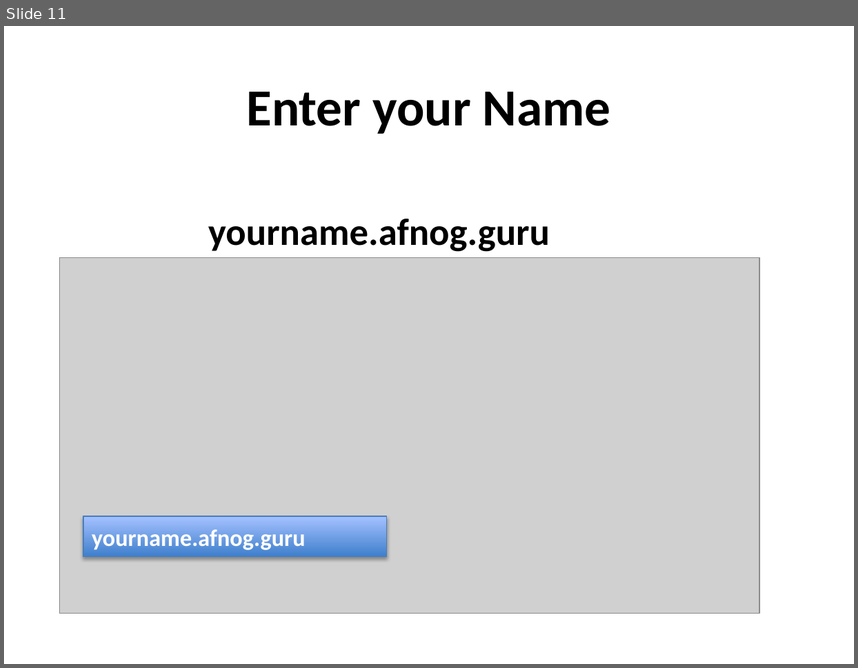
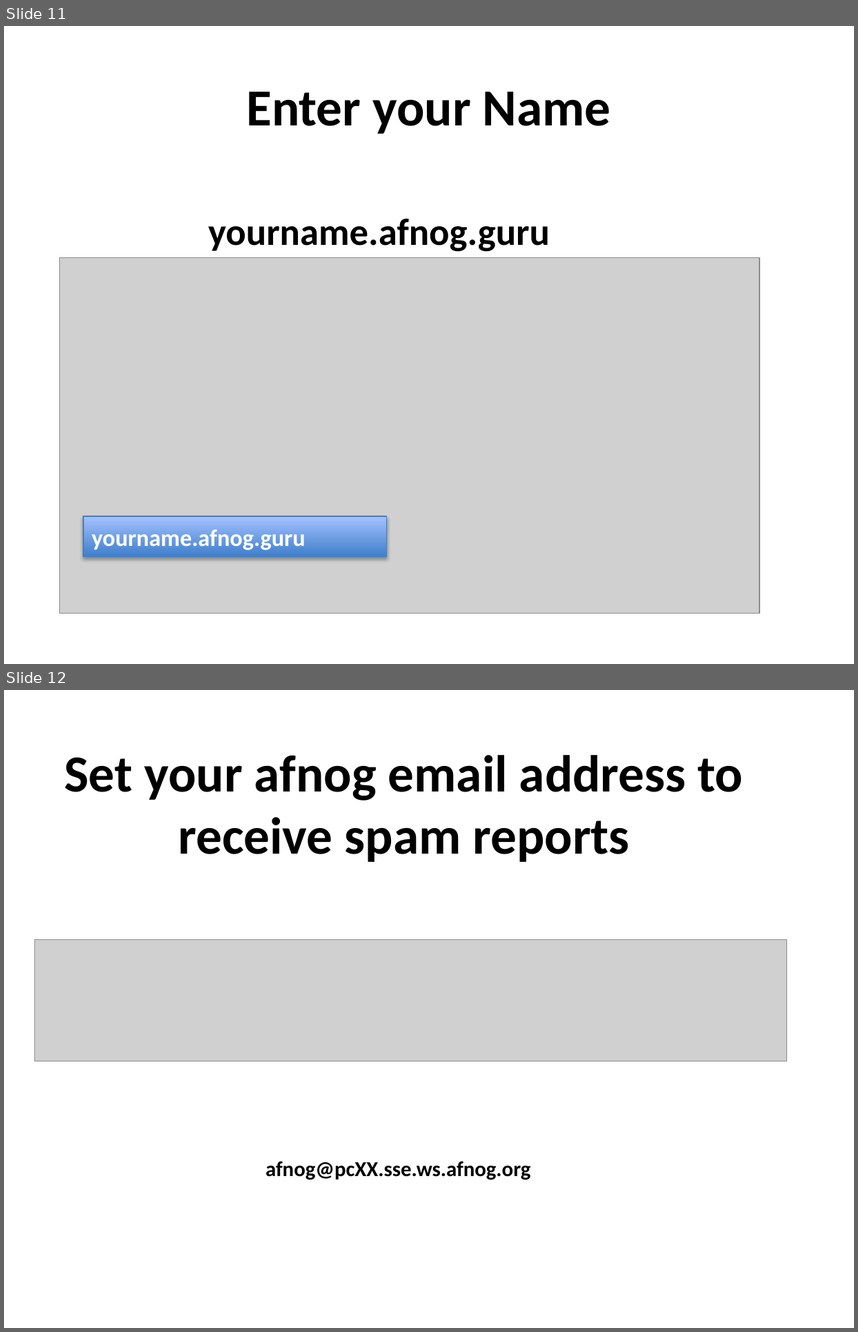
Before and after one commit to afnog/afnog.github.io, a slide deck: sse/postfix/mailgateway-pt2.pptx. Shown one above the other, each under a label of ours: slide 11 before the commit, slides 11 and 12 after it. The pictures are 858x668 and 858x1332 pixels, drawn with LibreOffice and Linux fonts; fonts in the diff are those of the drawing; grey boxes stand for pictures. Boxes give left, top, right and bottom in pixels: in the first picture for what was removed or moved away, otherwise in the second. Text is boxed around its words. In the diff, an @@ line names an element or a change of style, - is before the commit and + after.

```diff
--- a/sse/postfix/mailgateway-pt2.pptx
+++ b/sse/postfix/mailgateway-pt2.pptx
@@ slide 12 added at box(4, 690, 854, 1328), background #FFFFFF @@
@@ title added at box(64, 755, 744, 862), 44 pt, text #000000, bold @@
+Set your afnog email address to receive spam reports
@@ picture added at box(34, 939, 787, 1061) @@
@@ text added at box(266, 1161, 530, 1180), 18 pt, text #000000, bold @@
+afnog@pcXX.sse.ws.afnog.org
```
Also in this commit, not shown: 1 other slide added, 11 other files.
